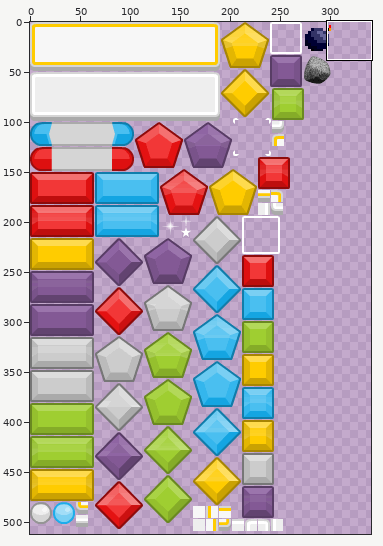
Two states of a sprite sheet, media/puzzleAssets_sheet.png. The first picture is a wide view before the edit; the outline marks the close-up.
Close-up. Before the commit:
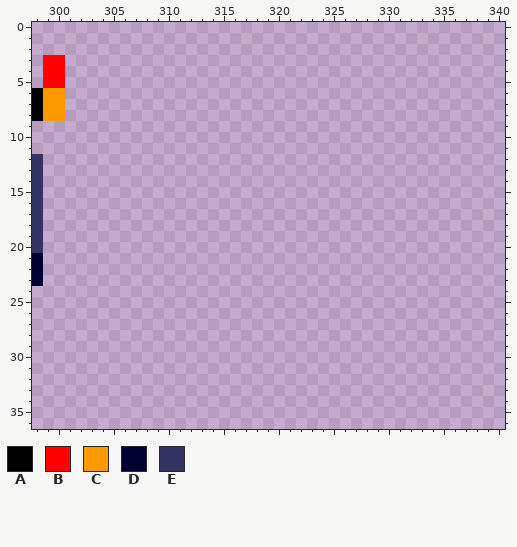
The file is 512x512 pixels. Pixels under 10% opacity are left out. Colours within 5 levels of each other are drawn and written as one. Shown: x 298..340, y 0..36. The wide view leaves out empty margins.
Palette (. is transparent): A #000000  B #ff0000  C #ff9900  D #000033  E #333366
Pixels before, first column x 298:
 3 .BB
 4 .BB
 5 .BB
 6 ACC
 7 ACC
 8 ACC
 9 ...
10 ...
11 ...
12 E..
13 E..
14 E..
15 E..
16 E..
17 E..
18 E..
19 E..
20 E..
21 D..
22 D..
23 D..
After:
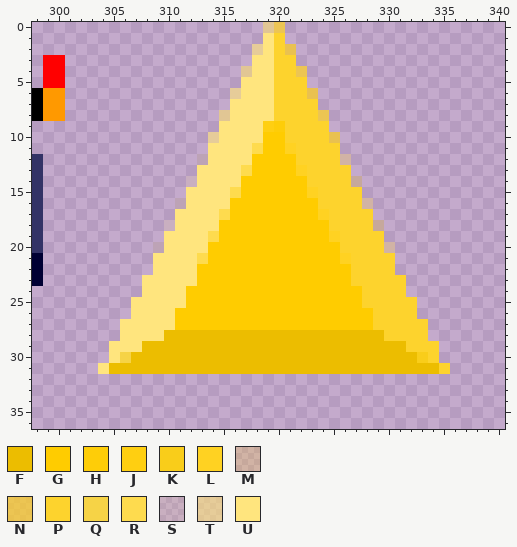
Colours new in this view: F #ecbd00  G #ffcc00  H #fecd08  J #ffcf11  K #f9cd1a  L #ffd222  M #f7ce2d3f  N #face2bbf  P #fdd32d  Q #f6d346  R #fedb4e  S #eed66b1f  T #fbe07a9f  U #ffe57e
Commit message: Updated wedge block texture reference.
Difference:
Changed rows in their new state; - is an unchanged pixel.
first column x 304:
 0 ---------------TN---------------
 1 ---------------UP---------------
 2 --------------TUPN--------------
 3 --------------UUPP--------------
 4 -------------TUUPPN-------------
 5 -------------UUUPPP-------------
 6 ------------TUUUPPPN------------
 7 ------------UUUUPPPP------------
 8 -----------TUUUUPPPPN-----------
 9 -----------UUUUJHPPPP-----------
10 ----------TUUUUGGPPPPN----------
11 ----------UUUURGGLPPPP----------
12 ---------SUUUUGGGGPPPPM---------
13 ---------UUUURGGGGLPPPP---------
14 --------SUUUUGGGGGGPPPPM--------
15 --------UUUURGGGGGGLPPPP--------
16 -------SUUUUGGGGGGGGPPPPM-------
17 -------UUUURGGGGGGGGLPPPP-------
18 ------SUUUUGGGGGGGGGGPPPPM------
19 ------UUUURGGGGGGGGGGLPPPP------
20 -----SUUUUGGGGGGGGGGGGPPPPM-----
21 -----UUUURGGGGGGGGGGGGLPPPP-----
22 -----UUUUGGGGGGGGGGGGGGPPPP-----
23 ----UUUUUGGGGGGGGGGGGGGPPPPP----
24 ----UUUUGGGGGGGGGGGGGGGGPPPP----
25 ---UUUUUGGGGGGGGGGGGGGGGPPPPP---
26 ---UUUUGGGGGGGGGGGGGGGGGGPPPP---
27 --UUUUUGGGGGGGGGGGGGGGGGGPPPPP--
28 --UUUUFFFFFFFFFFFFFFFFFFFFPPPP--
29 -UUUFFFFFFFFFFFFFFFFFFFFFFFFPPP-
30 -UQFFFFFFFFFFFFFFFFFFFFFFFFFFKP-
31 UFFFFFFFFFFFFFFFFFFFFFFFFFFFFFFP
Pixel boxes of the changes (left, top, right, bottom) in both close-ups:
added: (98, 22, 450, 374)
